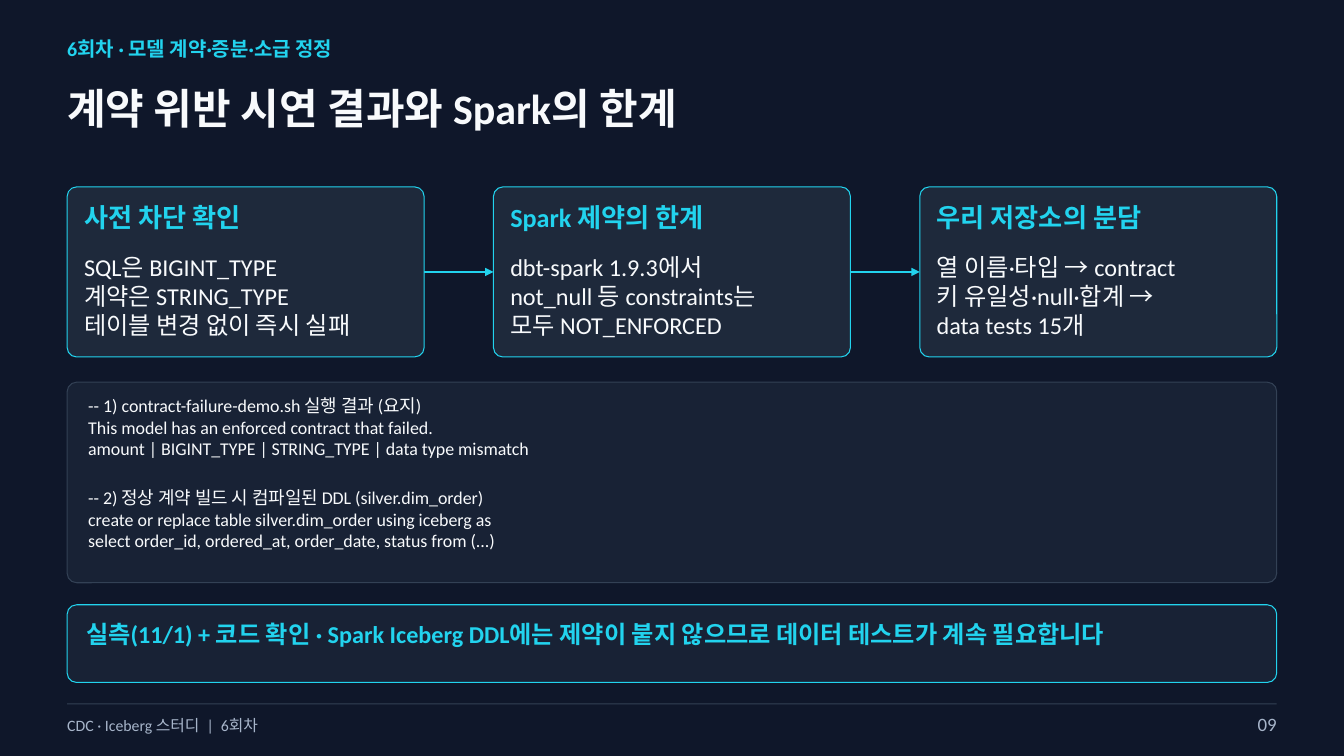
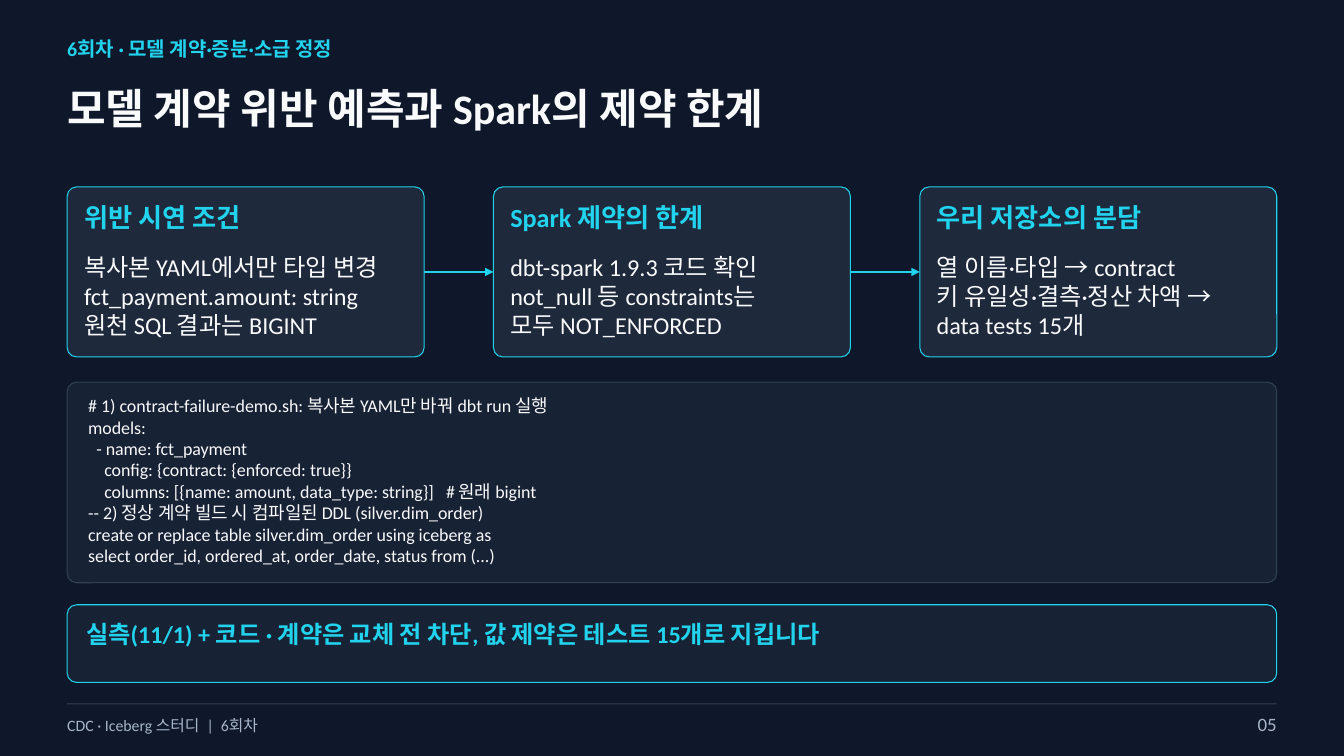
Before and after one commit to kim-dabin/cdc-lakehouse-study, a slide deck: slide 5 of labs/session06/slides/06-session06-student.pptx (slide 9 before the commit). Drawn at 1344x756 pixels with LibreOffice and Linux fonts; fonts in the diff are those of the drawing. Boxes give left, top, right and bottom in pixels: in the first picture for what was removed or moved away, otherwise in the second. Text is boxed around its words. In the diff, an @@ line names an element or a change of style, - is before the commit and + after.

```diff
--- a/labs/session06/slides/06-session06-student.pptx
+++ b/labs/session06/slides/06-session06-student.pptx
@@ text at (67,88,763,131): text changed @@
-계약 위반 시연 결과와 Spark의 한계
+모델 계약 위반 예측과 Spark의 제약 한계
@@ text at (84,205,240,230): text changed @@
-사전 차단 확인
+위반 시연 조건
@@ text at (84,256,378,338): text changed @@
-SQL은 BIGINT_TYPE
-계약은 STRING_TYPE
-테이블 변경 없이 즉시 실패
+복사본 YAML에서만 타입 변경
+fct_payment.amount: string
+원천 SQL 결과는 BIGINT
@@ text at (510,256,758,280): text changed @@
-dbt-spark 1.9.3에서
+dbt-spark 1.9.3 코드 확인
@@ text at (937,285,1183,307): text changed @@
-키 유일성·null·합계 →
+키 유일성·결측·정산 차액 →
@@ text at (88,397,548,501): text changed @@
--- 1) contract-failure-demo.sh 실행 결과 (요지)
-This model has an enforced contract that failed.
-amount | BIGINT_TYPE | STRING_TYPE | data type mismatch
+# 1) contract-failure-demo.sh: 복사본 YAML만 바꿔 dbt run 실행
+models:
+- name: fct_payment
+config: {contract: {enforced: true}}
+columns: [{name: amount, data_type: string}] # 원래 bigint
@@ text at (86,622,820,647): text changed @@
-실측(11/1) + 코드 확인 · Spark Iceberg DDL에는 제약이 붙지 않으므로 데이터 테스트가 계속 필요합니다
+실측(11/1) + 코드 · 계약은 교체 전 차단, 값 제약은 테스트 15개로 지킵니다
@@ text at (1258,719,1277,731): text changed @@
-09
+05
```
Also in this commit, not shown: 20 other slides changed, 11 slides removed, 3 other files.
